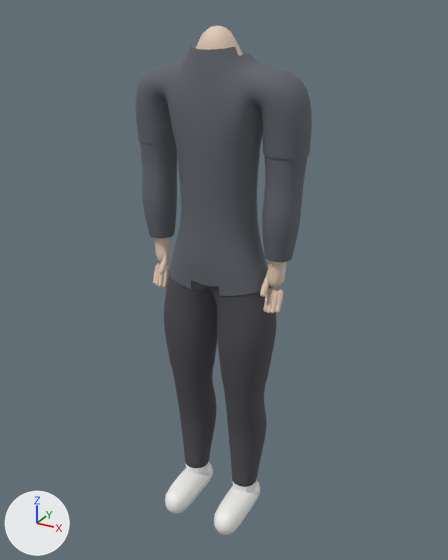
Renders of the Blender file assets-src/sfuk_characters.blend from each side of a commit.
The view is the same before and after, from a camera (50 mm lens) standing at (0.874, -1.559, 1.634) and looking at (0.003, 0.023, 0.843). Arrows for +X, +Y and +Z are at lower left; the lights stay in place. The picture after the commit comes second.

The older version as bpy lines, for what is in view:
```python
me_bodyskel = bpy.data.meshes.new('BodySkel')
me_bodyskel.from_pydata(...)  # 7280 vertices, 7264 faces; spans x -0.26..0.26, y -0.17..0.09, z -0.01..1.59
me_bodyskel.polygons.foreach_set('use_smooth', [True] * 7264)
me_bodyskel.materials.append(mat_skin)  # beige #e5cbb8
me_bottoms_long_001 = bpy.data.meshes.new('bottoms_long.001')
me_bottoms_long_001.from_pydata(...)  # 1289 vertices, 1260 faces; spans x -0.19..0.19, y -0.097..0.105, z 0.096..0.998
me_bottoms_long_001.polygons.foreach_set('use_smooth', [True] * 1260)
me_bottoms_long_001.materials.append(mat_bottoms)  # dark grey #4b4b50
me_bottoms_shorts_001 = bpy.data.meshes.new('bottoms_shorts.001')
me_bottoms_shorts_001.from_pydata(...)  # 507 vertices, 480 faces; spans x -0.192..0.192, y -0.099..0.107, z 0.524..0.998
me_bottoms_shorts_001.polygons.foreach_set('use_smooth', [True] * 480)
me_bottoms_shorts_001.materials.append(mat_bottoms)  # dark grey #4b4b50
ob_body = bpy.data.objects.new('Body', me_bodyskel)
ob_body.location = (0.0, 0.0, 0.0)
ob_bottoms_long = bpy.data.objects.new('bottoms_long', me_bottoms_long_001)
ob_bottoms_long.location = (0.0, 0.0, 0.0)
ob_bottoms_shorts = bpy.data.objects.new('bottoms_shorts', me_bottoms_shorts_001)
ob_bottoms_shorts.location = (0.0, 0.0, 0.0)
# also in view: 'top_short' at (0.0, 0.006, 1.193); 'top_long' at (0.0, 0.006, 1.193); 'shoes' at (0.0, -0.058, 0.046)
```
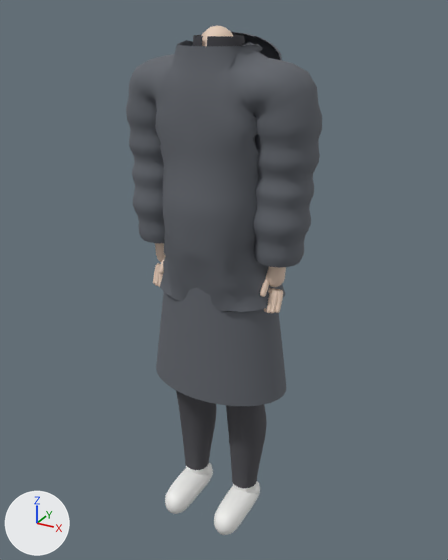
The newer file adds a shape key; the second version is drawn at full value of the shape key 'weight' of 'top_puffer', and the change is written as the vertex moves it makes.

Pixel boxes (x1, y1, x2, y2) of what changed, in the pictures (448 x 560 px):
'top_puffer', added
    after: (126, 40, 322, 312)
'coat_skirt', added
    after: (156, 287, 286, 406)
'collar', added
    after: (192, 35, 245, 46)
'hood', added
    after: (231, 32, 282, 60)
'top_long', unchanged, covered by the edit
    before: (140, 45, 308, 296)
'bottoms_shorts', unchanged, covered by the edit
    before: (164, 275, 277, 392)
'top_short', unchanged, covered by the edit
    before: (136, 59, 312, 159)

Edits to the bpy script that builds the scene:
```text
Add mat_trim:
    mat_trim = principled_material('Trim')
    mat_trim.base_color = (0.05, 0.05, 0.06)  # dark grey #3f3f45
    mat_trim.roughness = 0.8
Add me_collar:
    me_collar.from_pydata(...)  # 56 vertices, 27 faces; spans x -0.078..0.078, y -0.066..0.066, z 1.505..1.565
    me_collar.polygons.foreach_set('use_smooth', [True] * 27)
    me_collar.materials.append(mat_trim)  # dark grey #3f3f45
Add me_hood:
    me_hood.from_pydata(...)  # 98 vertices, 90 faces; spans x -0.149..0.149, y 0.063..0.166, z 1.481..1.572
    me_hood.polygons.foreach_set('use_smooth', [True] * 90)
    me_hood.materials.append(mat_top)  # dark grey #61656c
Add me_coat_skirt:
    me_coat_skirt.from_pydata(...)  # 224 vertices, 192 faces; spans x -0.235..0.235, y -0.155..0.155, z 0.5..0.92
    me_coat_skirt.polygons.foreach_set('use_smooth', [True] * 192)
    me_coat_skirt.materials.append(mat_top)  # dark grey #61656c
Add me_top_puffer:
    me_top_puffer.from_pydata(...)  # 1335 vertices, 1296 faces; spans x -0.299..0.299, y -0.168..0.152, z 0.805..1.551
    me_top_puffer.polygons.foreach_set('use_smooth', [True] * 1296)
    me_top_puffer.materials.append(mat_top)  # dark grey #61656c
Add ob_collar:
    ob_collar = bpy.data.objects.new('collar', me_collar)
    ob_collar.location = (0.0, 0.0, 0.0)
Add ob_hood:
    ob_hood = bpy.data.objects.new('hood', me_hood)
    ob_hood.location = (0.0, 0.0, 0.0)
Add ob_coat_skirt:
    ob_coat_skirt = bpy.data.objects.new('coat_skirt', me_coat_skirt)
    ob_coat_skirt.location = (0.0, 0.0, 0.0)
Add ob_top_puffer:
    ob_top_puffer = bpy.data.objects.new('top_puffer', me_top_puffer)
    ob_top_puffer.location = (0.0, 0.0, 0.0)
```
